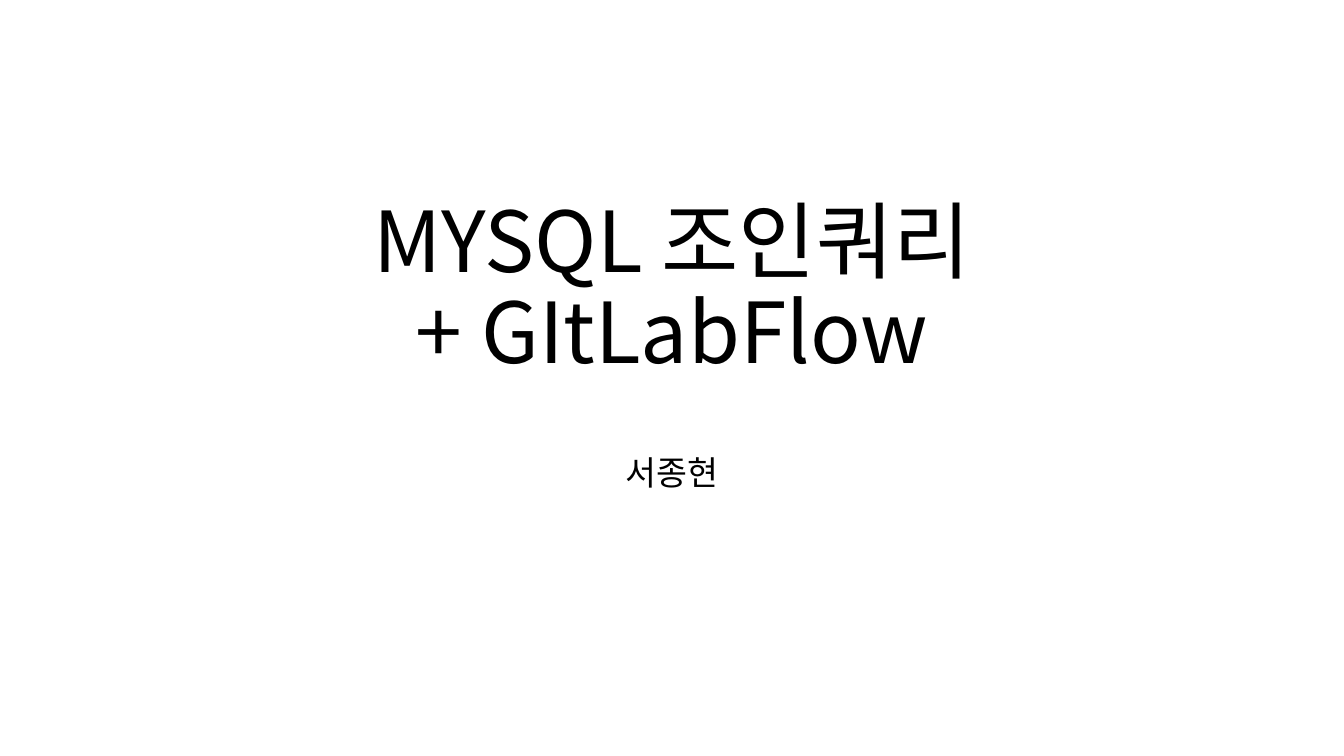
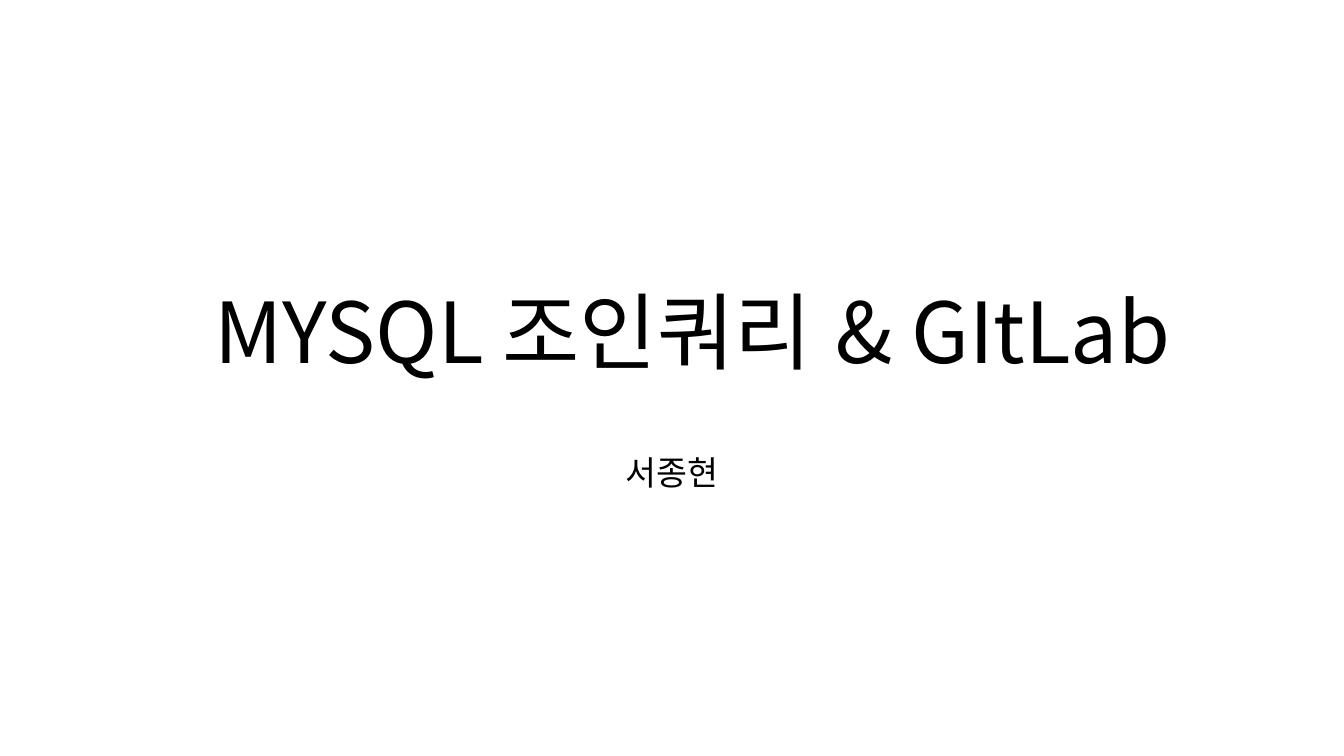
Before and after one commit to Jonghyun99/TIL, a slide deck: slide 1 of ppt/MYSQL 조인쿼리+GitLab.pptx. Drawn at 1344x756 pixels with LibreOffice and Linux fonts; fonts in the diff are those of the drawing. Boxes give left, top, right and bottom in pixels: in the first picture for what was removed or moved away, otherwise in the second. Text is boxed around its words. In the diff, an @@ line names an element or a change of style, - is before the commit and + after.

```diff
--- a/ppt/MYSQL 조인쿼리+GitLab.pptx
+++ b/ppt/MYSQL 조인쿼리+GitLab.pptx
@@ title at [214, 293, 1170, 379]: text changed @@
-MYSQL 조인쿼리
-+ GItLabFlow
+MYSQL 조인쿼리 & GItLab
```
Also in this commit, not shown: 3 other slides changed.
